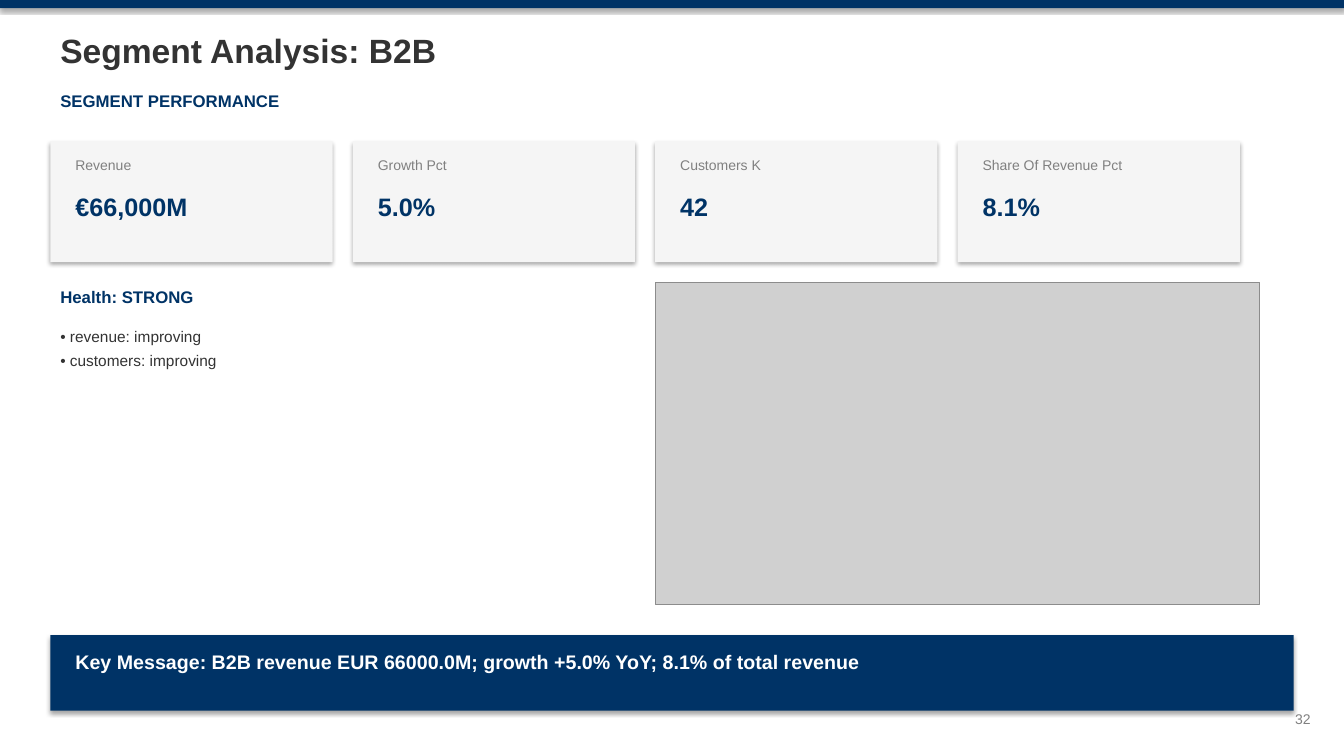
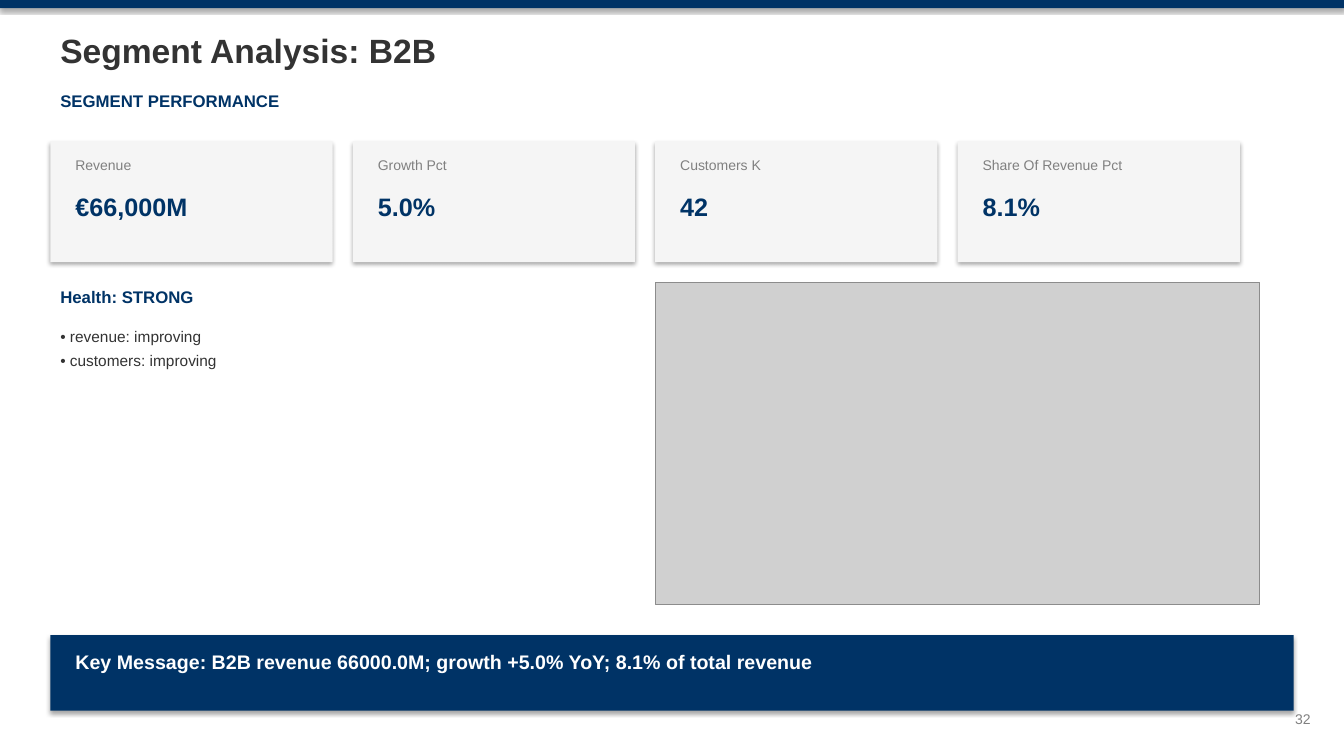
Before and after one commit to mypinseeker/BLM-Financial-Report-Analysis, a slide deck: slide 32 of reports/chile/entel_cl/CQ4_2025/blm_entel_cl_analysis_cq4_2025.pptx. Drawn at 1344x756 pixels with LibreOffice and Linux fonts; fonts in the diff are those of the drawing; grey boxes stand for pictures. Boxes give left, top, right and bottom in pixels: in the first picture for what was removed or moved away, otherwise in the second. Text is boxed around its words. In the diff, an @@ line names an element or a change of style, - is before the commit and + after.

```diff
--- a/reports/chile/entel_cl/CQ4_2025/blm_entel_cl_analysis_cq4_2025.pptx
+++ b/reports/chile/entel_cl/CQ4_2025/blm_entel_cl_analysis_cq4_2025.pptx
@@ text at <box>75,654,812,673</box>: text changed @@
-Key Message: B2B revenue EUR 66000.0M; growth +5.0% YoY; 8.1% of total revenue
+Key Message: B2B revenue 66000.0M; growth +5.0% YoY; 8.1% of total revenue
```
Also in this commit, not shown: 11 other slides changed, 4 other files.
